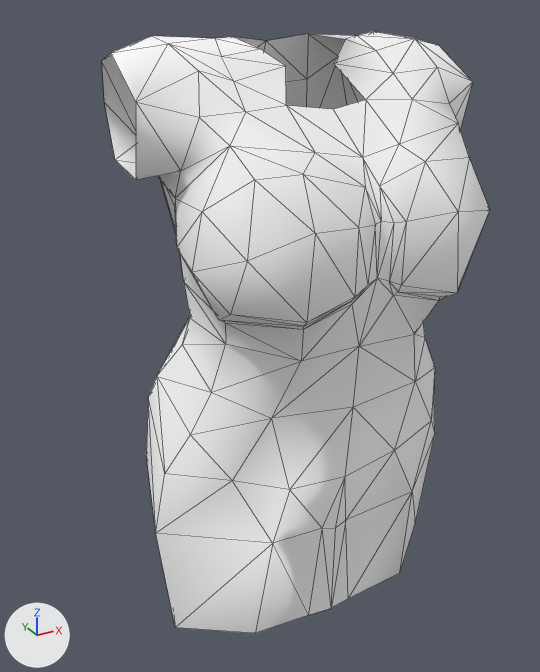
An edit to the FBX model Contents/mods/Authentic Z - Current/media/models_X/Skinned/CustomBodies/FatBody02_F/FatBod_F_02_Dress_Short.fbx, drawn before and after from the same camera.
The view is the same before and after, from a 50 mm lens placed at (-0.0029, -0.00445, 0.00836), pointed at (-0.00019, 0.00047, 0.0059). The axes (+X, +Y, +Z) are drawn at lower left. The lights are the same throughout. Mesh edges are drawn as thin lines.

Before the edit, the objects in view are built like this:
```python
me_mesh_002 = bpy.data.meshes.new('Mesh.002')
me_mesh_002.from_pydata(...)  # 194 vertices, 358 faces; spans x -0.00141..0.00143, y -0.00079..0.00147, z 0.00356..0.00818
me_mesh_002.materials.append(mat_material__135)  # its picture is missing
ob_body_002 = bpy.data.objects.new('Body.002', me_mesh_002)
ob_body_002.location = (0.0, 0.0, 0.0)
```
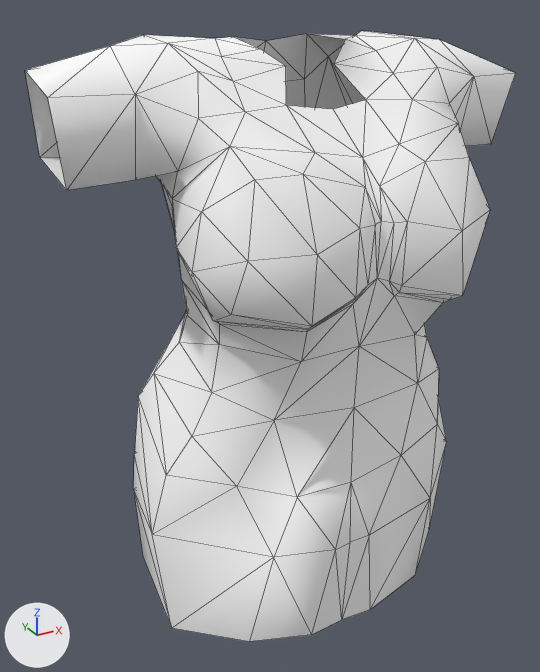
Patch to the scene script:
```diff
--- a/Contents/mods/Authentic Z - Current/media/models_X/Skinned/CustomBodies/FatBody02_F/FatBod_F_02_Dress_Short.fbx.py
+++ b/Contents/mods/Authentic Z - Current/media/models_X/Skinned/CustomBodies/FatBody02_F/FatBod_F_02_Dress_Short.fbx.py
@@ me_mesh_002 @@
 # used by ob_body_002; location = (0.0, 0.0, 0.0)
-me_mesh_002.from_pydata(...)  # 194 vertices, 358 faces; spans x -0.00141..0.00143, y -0.00079..0.00147, z 0.00356..0.00818
+me_mesh_002.from_pydata(...)  # 202 vertices, 378 faces; spans x -0.00184..0.00184, y -0.00085..0.00155, z 0.00356..0.00819
+# me_mesh_002 part 1
+# 9 vertices are removed from x -0.00133..0.00137, y -0.00005..0.001, z 0.00734..0.00809
+# 26 faces are deleted
+# 8 vertices in x -0.00097..0.0009, y -0.00071..-0.00051, z 0.00653..0.00709 move by (0.0, -0.00001, 0.0)
+# 6 vertices in x -0.00113..-0.00001, y 0.00047..0.00147, z 0.00538..0.00673 move by (0.0, 0.00006, 0.0)
+# 5 vertices in x -0.00092..0.00099, y 0.00033..0.00101, z 0.00682..0.00782 move by (0.0, 0.00003, 0.0)
+# 4 vertices in x 0.00063..0.00121, y 0.00086..0.00109, z 0.00479..0.00618 move by (0.00005, 0.00007, 0.0)
+# 4 vertices in x -0.0013..0.00063, y -0.00048..0.0001, z 0.00514..0.00775 move by (0.0, -0.00002, 0.0)
+# 3 vertices in x -0.00097..0.0, y 0.00036..0.0011, z 0.00378..0.00687 move by (0.0, 0.00004, 0.0)
+# 93 vertices move from x -0.00141..0.00143, y -0.00079..0.00147, z 0.00356..0.00818 to x -0.00144..0.00143, y -0.00085..0.00155, z 0.00356..0.00819
+# 17 vertices are added at x -0.00184..0.00184, y -0.00011..0.00101, z 0.00732..0.00813
+# 46 new faces join them
 me_mesh_002.materials.append(mat_material__135)
```

Changed parts and their boxes (x1, y1, x2, y2) in the pictures (540 x 672 px):
'Body.002', reshaped (26% wider)
    before: (102, 31, 490, 633)
    after: (25, 31, 515, 641)
